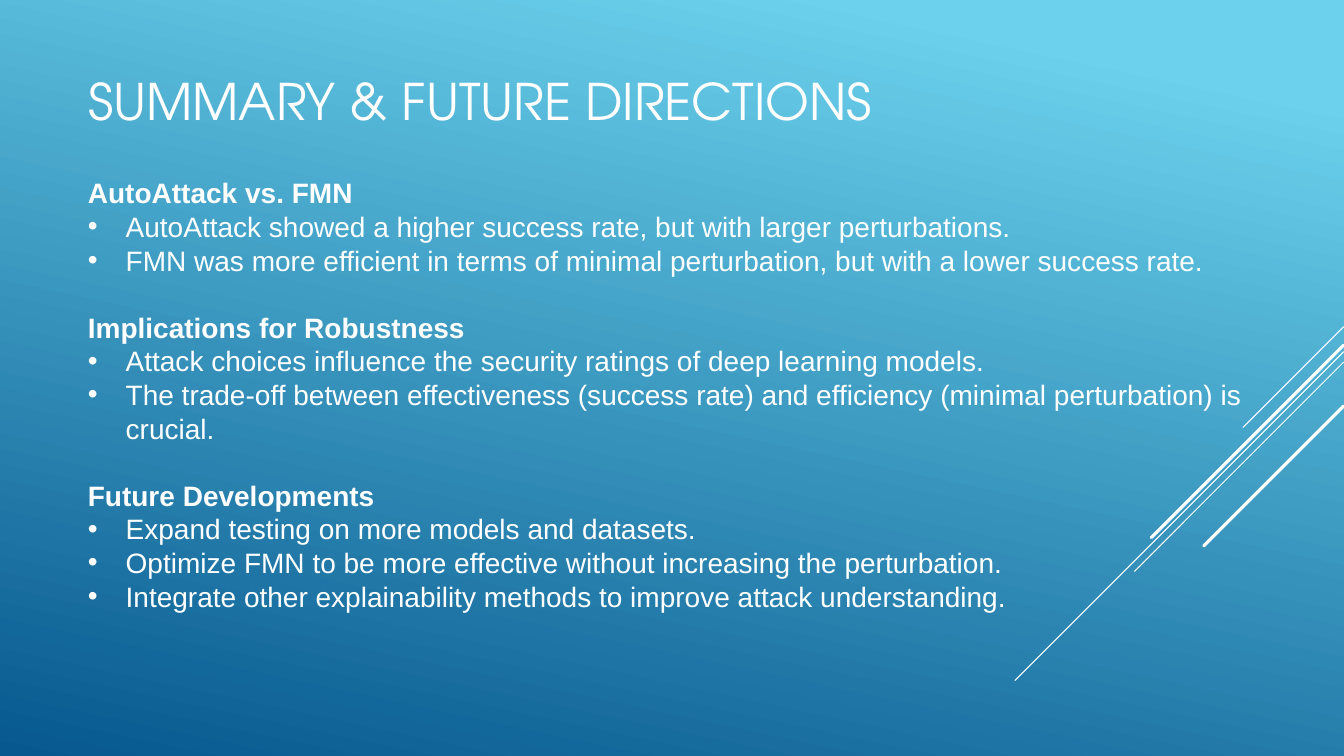
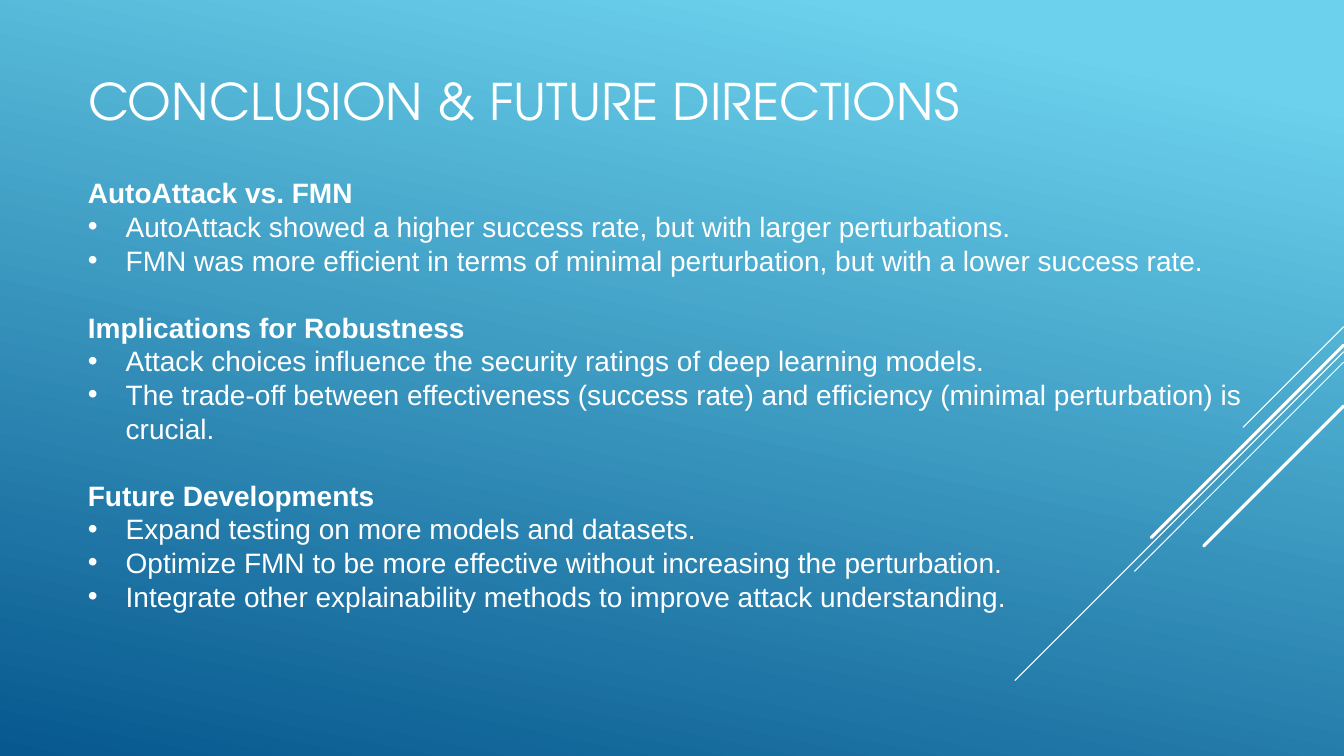
Before and after one commit to lmolinario/ML_Sec_project, a slide deck: slide 17 of docs/Project_Presentation_Lello_Molinario_70_90_00369.pptx. Drawn at 1344x756 pixels with LibreOffice and Linux fonts; fonts in the diff are those of the drawing. Boxes give left, top, right and bottom in pixels: in the first picture for what was removed or moved away, otherwise in the second. Text is boxed around its words. In the diff, an @@ line names an element or a change of style, - is before the commit and + after.

```diff
--- a/docs/Project_Presentation_Lello_Molinario_70_90_00369.pptx
+++ b/docs/Project_Presentation_Lello_Molinario_70_90_00369.pptx
@@ title at [88, 82, 960, 121]: text changed @@
-SUMMARY & FUTURE DIRECTIONS
+CONCLUSION & FUTURE DIRECTIONS
```
Also in this commit, not shown: 5 other slides changed.
